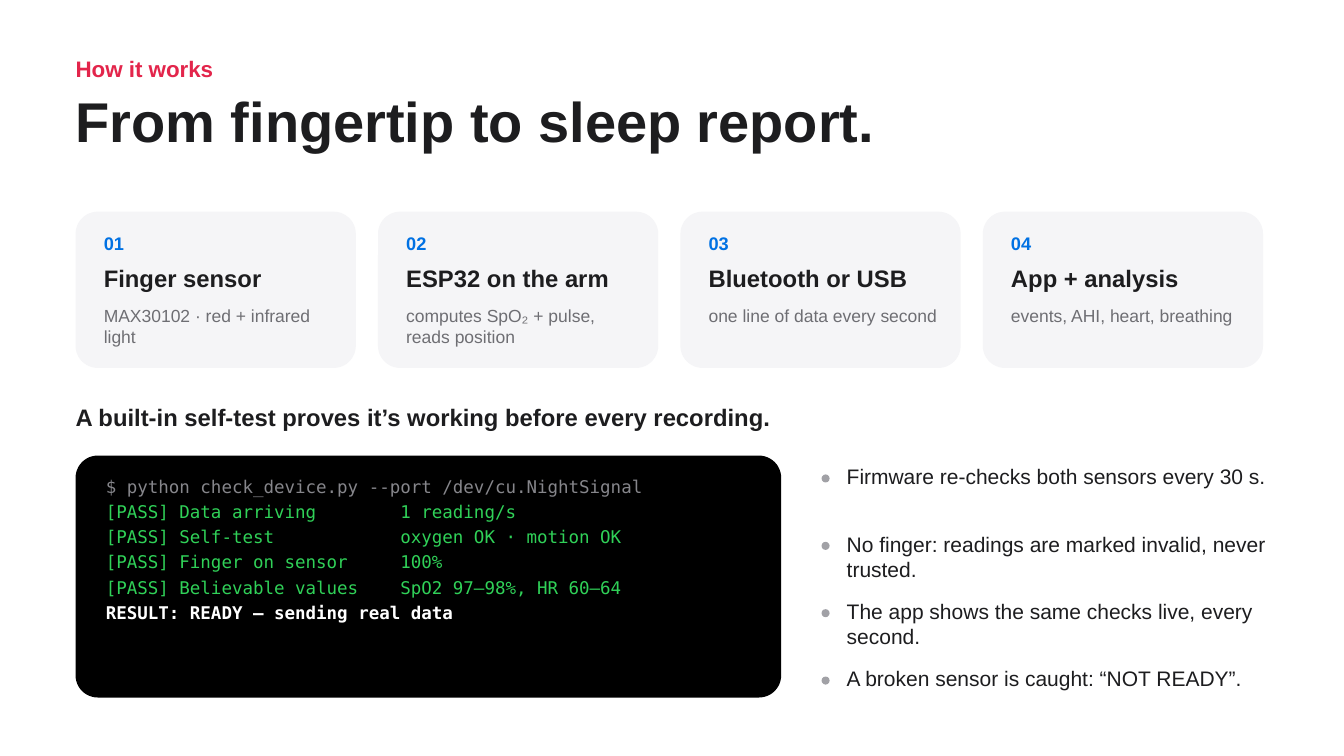
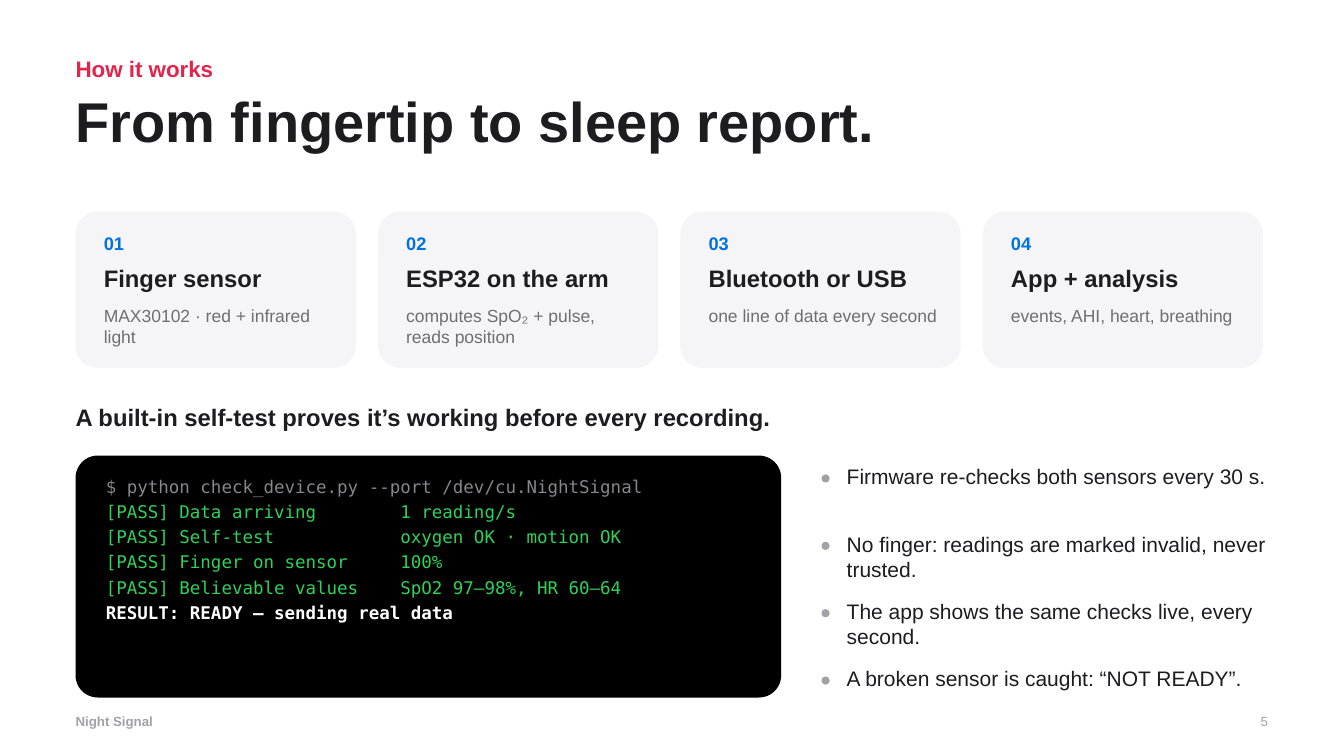
Before and after one commit to gabrielamamanestudent-wq/teetomivV2, a slide deck: slide 5 of science-fair/night-signal/Night_Signal_Presentation.pptx. Drawn at 1344x756 pixels with LibreOffice and Linux fonts; fonts in the diff are those of the drawing. Boxes give left, top, right and bottom in pixels: in the first picture for what was removed or moved away, otherwise in the second. Text is boxed around its words. In the diff, an @@ line names an element or a change of style, - is before the commit and + after.

```diff
--- a/science-fair/night-signal/Night_Signal_Presentation.pptx
+++ b/science-fair/night-signal/Night_Signal_Presentation.pptx
@@ text added at (x1=76, y1=716, x2=153, y2=729), 9.5 pt, text #A1A1A6, bold @@
+Night Signal
@@ text added at (x1=1261, y1=717, x2=1268, y2=726), 9.5 pt, text #A1A1A6 @@
+5
```
Also in this commit, not shown: 13 other slides changed, 8 other files.
